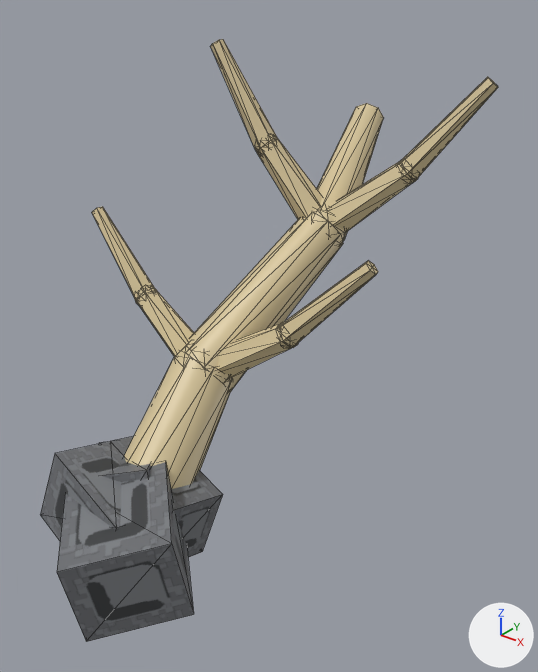
A saved change to the glTF model models/Zones/02_River/DriftwoodSnag/DriftwoodSnag.glb.
Camera for both pictures: a 50 mm lens placed at (6.12, -6.9, 3.9), pointed at (0.51, 0.13, -0.45). The axes (+X, +Y, +Z) are drawn at lower right. The lights are the same throughout. The older version comes first. Mesh edges are drawn as thin lines. Vertices at exactly the same position are counted once.

Objects in the first picture: 'DriftwoodSnag'.
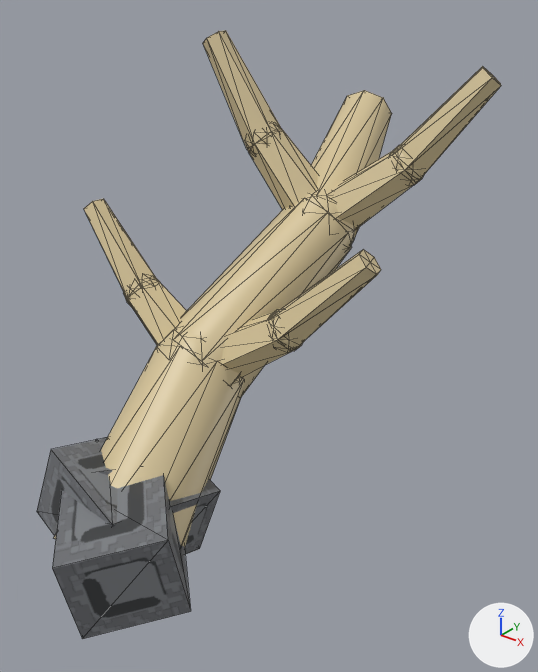
Scene script edits in JSON lines:
```json
{"block": "me_driftwoodsnag", "where": "# used by ob_driftwoodsnag; location = (0.0, 0.0, 0.0)"}
{"op": "remove", "block": "me_driftwoodsnag", "code": "me_driftwoodsnag.from_pydata(...)  # 432 vertices, 812 faces; spans x -2.35..2.35, y -3.6..3.6, z -3.11..3.11"}
{"op": "add", "block": "me_driftwoodsnag", "code": "me_driftwoodsnag.from_pydata(...)  # 432 vertices, 812 faces; spans x -2.41..2.41, y -3.64..3.64, z -3.22..3.22"}
{"block": "me_driftwoodsnag", "change": "me_driftwoodsnag part 1: the loose piece of 42 vertices spanning x -0.53..0.37, y -0.98..-0.08, z -1.35..-0.45 is scaled about its middle by 1.48, then moved by (-0.01, -0.04, 0.08)"}
{"block": "me_driftwoodsnag", "change": "me_driftwoodsnag part 2: the loose piece of 42 vertices spanning x 0.07..0.77, y 1.12..1.82, z 0.35..1.05 is scaled about its middle by 1.52, then moved by (-0.01, -0.04, 0.08)"}
{"block": "me_driftwoodsnag", "change": "me_driftwoodsnag part 3: the loose piece of 42 vertices spanning x 0.88..1.23, y -0.35..0.0, z -0.33..0.02 is scaled about its middle by 1.6, then moved by (-0.01, -0.04, 0.08)"}
{"block": "me_driftwoodsnag", "change": "me_driftwoodsnag part 4: the loose piece of 42 vertices spanning x -1.44..-1.09, y -0.59..-0.24, z -0.34..0.01 is scaled about its middle by 1.6, then moved by (-0.01, -0.04, 0.08)"}
{"block": "me_driftwoodsnag", "change": "me_driftwoodsnag part 5: the loose piece of 42 vertices spanning x -0.66..-0.31, y 1.15..1.5, z 1.58..1.93 is scaled about its middle by 1.6, then moved by (-0.01, -0.04, 0.08)"}
{"block": "me_driftwoodsnag", "change": "me_driftwoodsnag part 6: the loose piece of 8 vertices spanning x -1.12..0.67, y -2.77..-1.02, z -3.01..-1.46 is moved by (-0.01, -0.04, 0.08)"}
{"block": "me_driftwoodsnag", "change": "me_driftwoodsnag part 7: the loose piece of 8 vertices spanning x -0.46..1.53, y -3.6..-1.56, z -2.87..-1.51 is moved by (-0.01, -0.04, 0.08)"}
{"block": "me_driftwoodsnag", "change": "me_driftwoodsnag part 8: the loose piece of 12 vertices spanning x -0.87..0.92, y -3.05..-1.08, z -2.93..-1.35 is moved by (-0.01, -0.04, 0.08)"}
{"block": "me_driftwoodsnag", "change": "me_driftwoodsnag part 9: 194 of 432 vertices moved; they spanned x -2.35..2.35, y -2.89..3.6, z -3.11..3.11 and now span x -2.41..2.41, y -3.1..3.64, z -3.22..3.22; mean shift (-0.03, -0.05, 0.08); largest move (1.27, 1.96, 1.67) -> (2.34, 2.12, 2.79)"}
```

Changed parts and their boxes [x1, y1, x2, y2] in the pictures (538 x 672 px; the box of a moved part takes in the faces that stretch with it):
```json
{"object": "DriftwoodSnag", "change": "reshaped", "before": [40, 39, 498, 642], "after": [37, 30, 501, 639]}
{"part": 1, "of": "me_driftwoodsnag", "change": "moved or reshaped", "before": [174, 342, 230, 382], "after": [157, 324, 240, 384]}
{"part": 2, "of": "me_driftwoodsnag", "change": "moved or reshaped", "before": [313, 208, 346, 245], "after": [305, 192, 356, 250]}
{"part": 3, "of": "me_driftwoodsnag", "change": "moved or reshaped", "before": [278, 322, 298, 348], "after": [270, 309, 302, 352]}
{"part": 4, "of": "me_driftwoodsnag", "change": "moved or reshaped", "before": [134, 286, 153, 306], "after": [123, 276, 161, 308]}
{"part": 5, "of": "me_driftwoodsnag", "change": "moved or reshaped", "before": [255, 135, 277, 154], "after": [245, 123, 282, 155]}
{"part": 6, "of": "me_driftwoodsnag", "change": "moved or reshaped", "before": [99, 442, 151, 482], "after": [96, 439, 113, 475], "on screen": "mostly hidden afterwards"}
{"part": 7, "of": "me_driftwoodsnag", "change": "moved or reshaped", "before": [57, 462, 194, 642], "after": [52, 475, 191, 639]}
{"part": 8, "of": "me_driftwoodsnag", "change": "moved or reshaped", "before": [40, 436, 223, 557], "after": [37, 437, 220, 554]}
{"part": 9, "of": "me_driftwoodsnag", "change": "moved or reshaped", "before": [92, 39, 498, 489], "after": [54, 30, 501, 547]}
```
